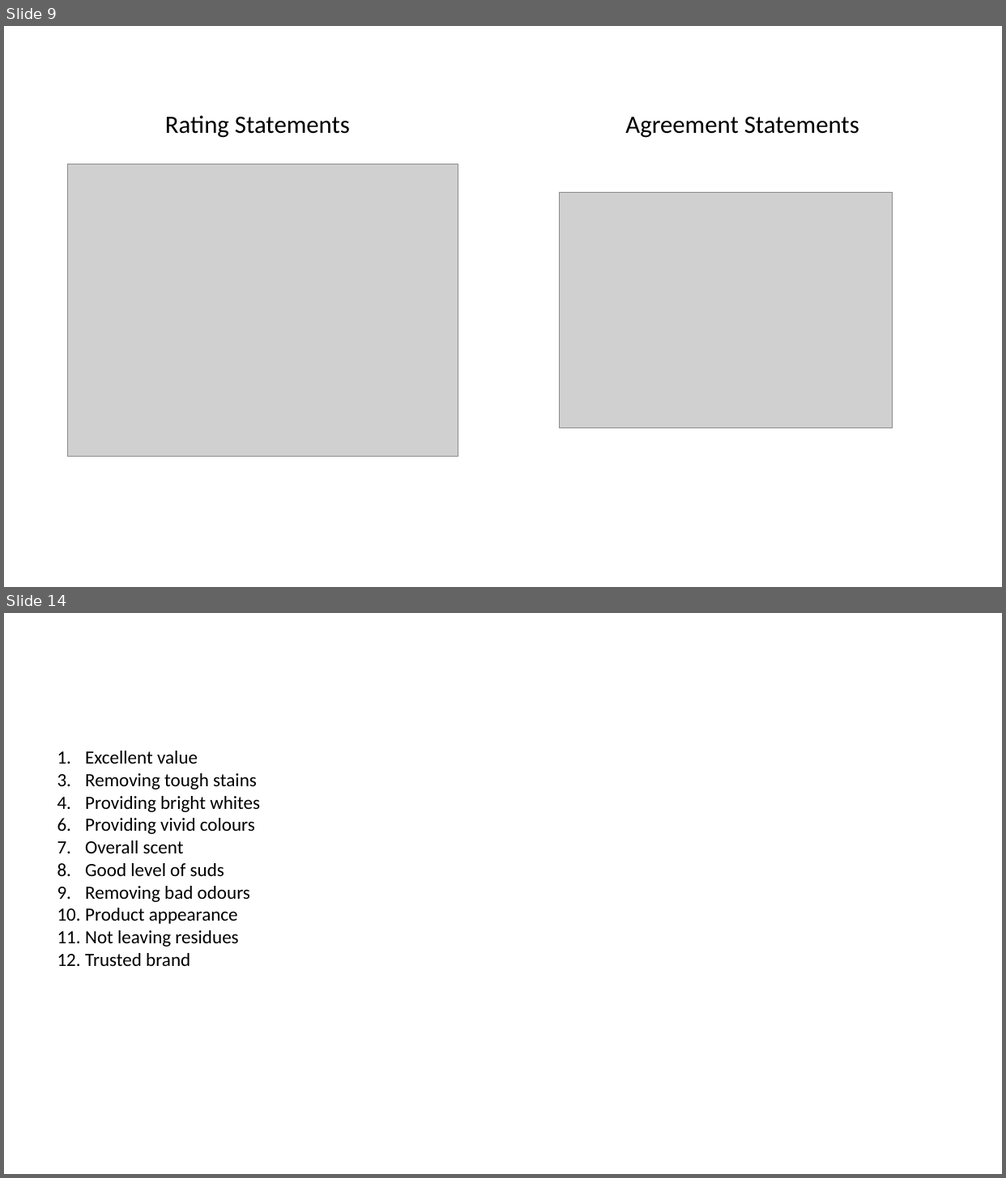
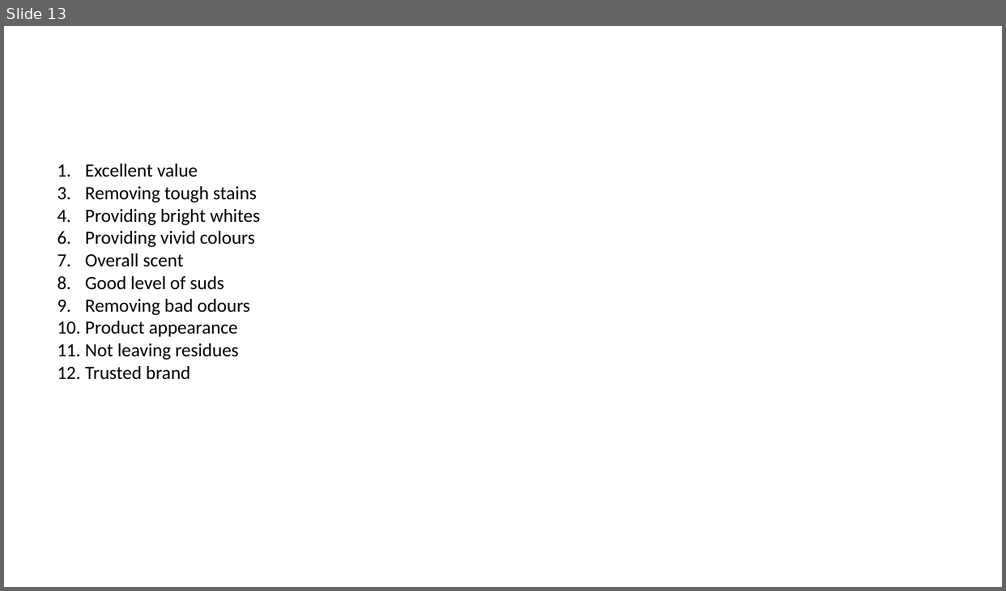
Before and after one commit to CaitlinChalk/data_science_internship, a slide deck: presentations/project1/presentation1_caitlin.pptx. Shown one above the other, each under a label of ours: slides 9 and 14 before the commit, slide 13 after it; the slides between them are not shown. The pictures are 1006x1178 and 1006x591 pixels, drawn with LibreOffice and Linux fonts; fonts in the diff are those of the drawing; grey boxes stand for pictures. Boxes give left, top, right and bottom in pixels: in the first picture for what was removed or moved away, otherwise in the second. Text is boxed around its words. In the diff, an @@ line names an element or a change of style, - is before the commit and + after.

```diff
--- a/presentations/project1/presentation1_caitlin.pptx
+++ b/presentations/project1/presentation1_caitlin.pptx
@@ slide 9 removed at <box>4,26,1002,587</box>, background #FFFFFF @@
@@ text removed at <box>165,115,350,138</box> @@
-Rating Statements
@@ text removed at <box>625,117,859,138</box> @@
-Agreement Statements
@@ picture removed at <box>68,164,458,456</box> @@
@@ picture removed at <box>560,192,893,429</box> @@
@@ what was slide 14 is now slide 13 @@
```
Also in this commit, not shown: 7 slides changed, 6 slides added, 7 other slides removed, 1 other file.
